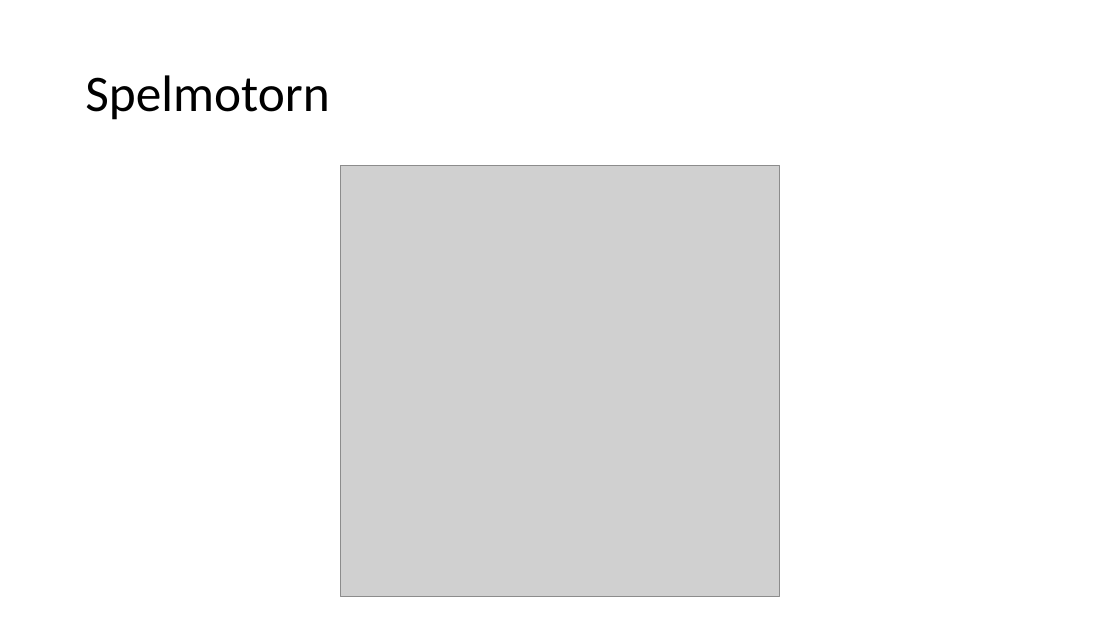
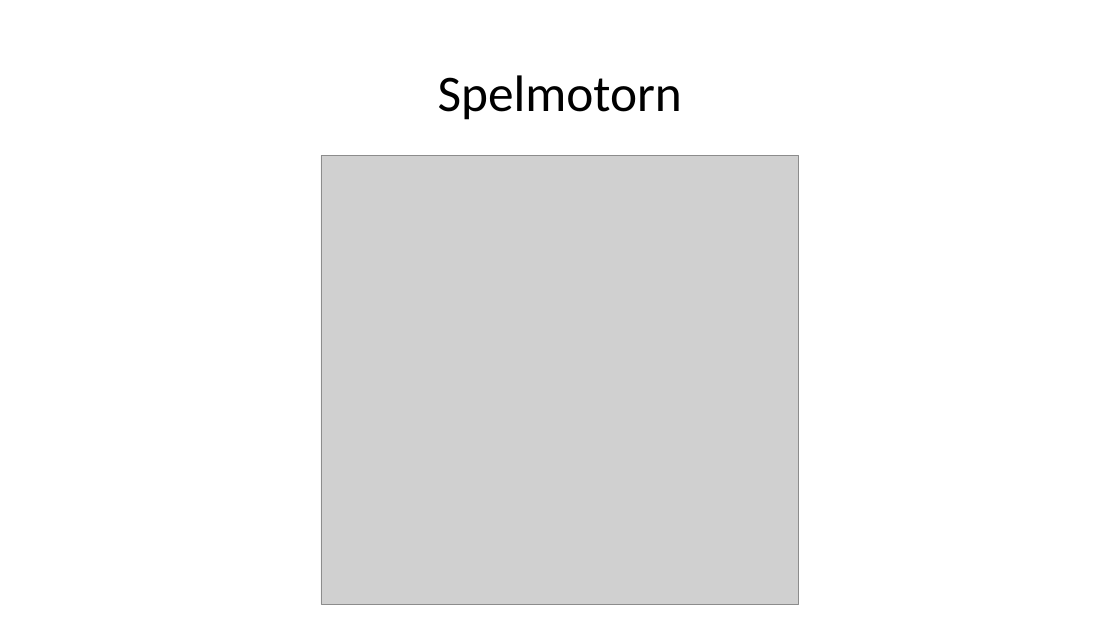
Before and after one commit to PGVSNH20/ludo-game-ludo6, a slide deck: slide 7 of Documentation/Presentation - Koden.pptx. Drawn at 1120x630 pixels with LibreOffice and Linux fonts; fonts in the diff are those of the drawing; grey boxes stand for pictures. Boxes give left, top, right and bottom in pixels: in the first picture for what was removed or moved away, otherwise in the second. Text is boxed around its words. In the diff, an @@ line names an element or a change of style, - is before the commit and + after.

```diff
--- a/Documentation/Presentation - Koden.pptx
+++ b/Documentation/Presentation - Koden.pptx
@@ title "Spelmotorn" at [438,75,682,120]: alignment left to centre @@
@@ picture: place and size @@
-picture at [340,166,781,597]
+picture at [321,155,799,605]
```
Also in this commit, not shown: 1 other slide changed, 2 slides added, 7 other files.
